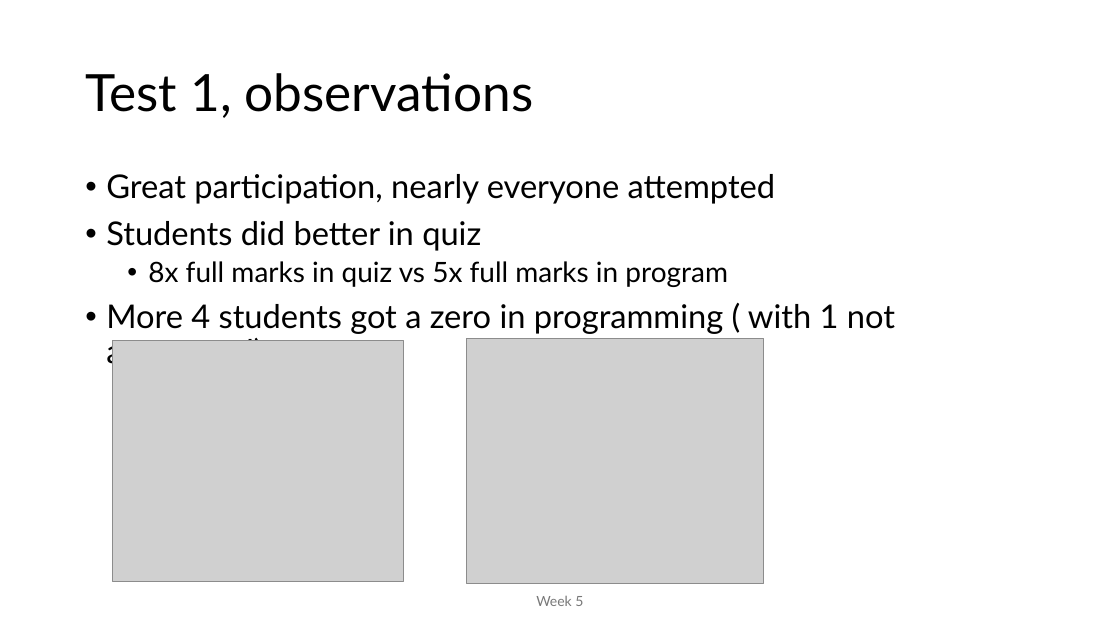
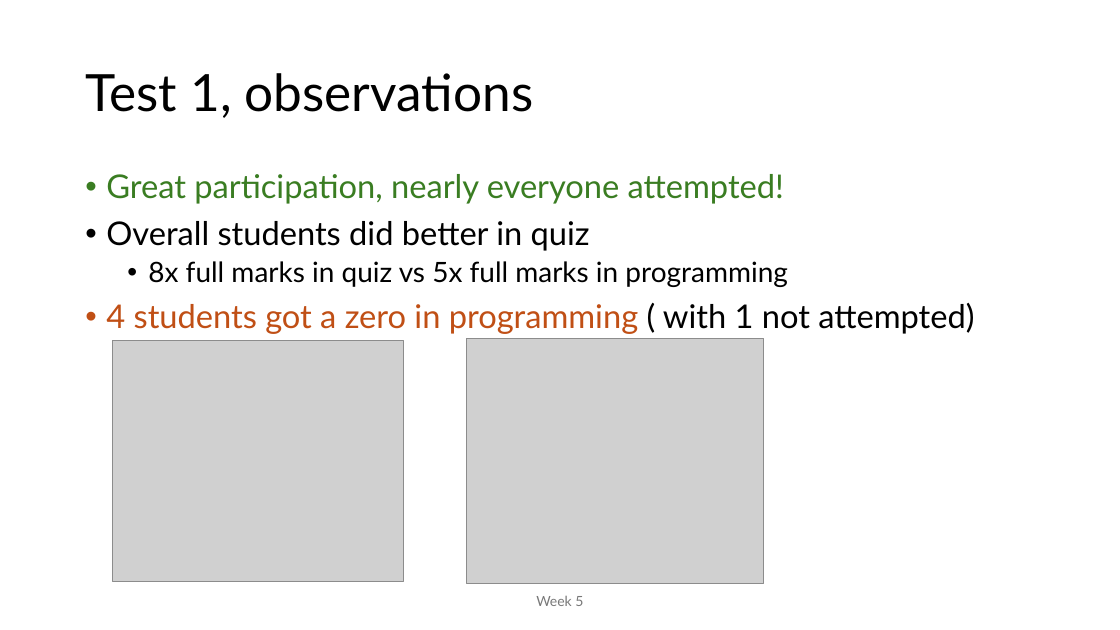
Before and after one commit to MoklaEducation/ems_winter_2025_acsl101, a slide deck: slide 25 of all/ExploringCSConceptsViaACSLCompetitions_all.pptx. Drawn at 1120x630 pixels with LibreOffice and Linux fonts; fonts in the diff are those of the drawing; grey boxes stand for pictures. Boxes give left, top, right and bottom in pixels: in the first picture for what was removed or moved away, otherwise in the second. Text is boxed around its words. In the diff, an @@ line names an element or a change of style, - is before the commit and + after.

```diff
--- a/all/ExploringCSConceptsViaACSLCompetitions_all.pptx
+++ b/all/ExploringCSConceptsViaACSLCompetitions_all.pptx
@@ text at <box>106,174,974,334</box>: text changed @@
-• Great participation, nearly everyone attempted
-• Students did better in quiz
-  • 8x full marks in quiz vs 5x full marks in program
-• More 4 students got a zero in programming ( with 1 not attempted)
+• Great participation, nearly everyone attempted!
+• Overall students did better in quiz
+  • 8x full marks in quiz vs 5x full marks in programming
+• 4 students got a zero in programming ( with 1 not attempted)
```
Also in this commit, not shown: 9 other slides changed, 1 other file.
